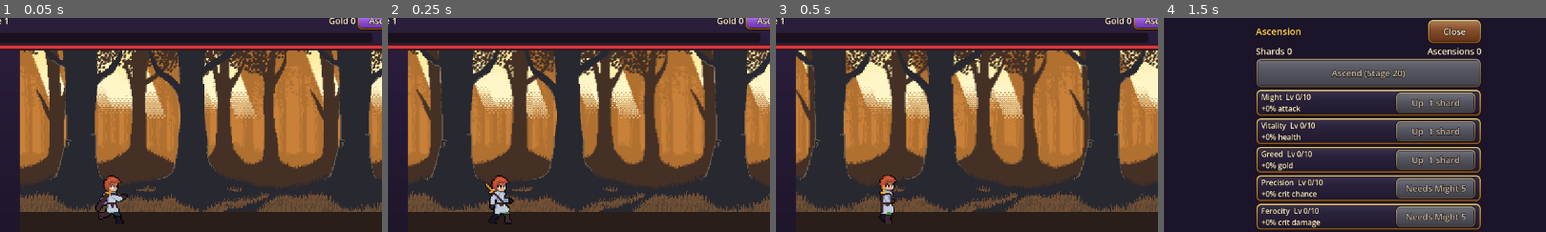
Above: before the commit, frames 1-4 (left to right).
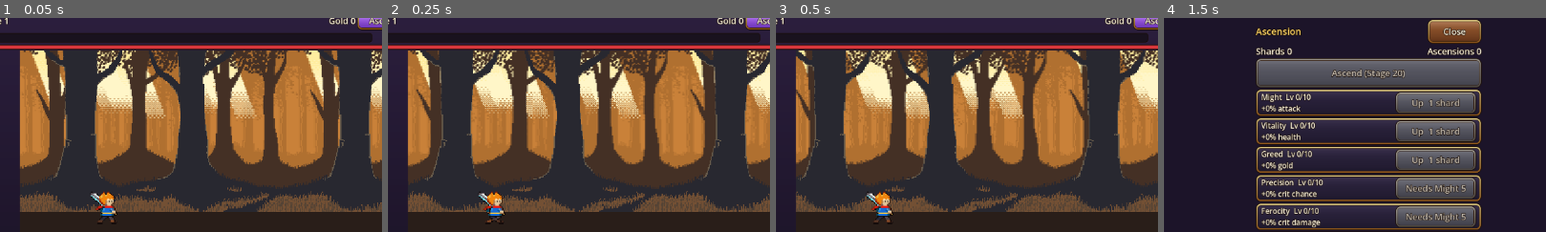
Above: after the commit, the same moments.

Repository: kevelscy/kevelscy-slayer-game
Game: Godot game, scene res://main/main.tscn
Same seed, same stepped clock (60 frames per second), same inputs: the game is played once before the commit and once after it.
Inputs:
- Up to frame 1 (0.05 s): no input
- Up to frame 2 (0.25 s): no input
- Up to frame 3 (0.5 s): no input
- Up to frame 4 (1.5 s): click "Thunder" at 0.5 s; click "Ascension" at 1.25 s
The pictures show only the part of the screen within x 23-73%, y 2-51%; the shares and areas given below are measured in that part.

The runs differ from the first frame. In frame 1, 1.0% of the frame differs, in the area x 23-34%, y 73-97%; in frame 2, 1.1%, in the area x 23-33%, y 73-97%; in frame 3, 0.9%; in frame 4, nothing differs.

Commit message:
feat(hero): play the original Pixelorama hero art

Diff:
--- a/client/data/content/hero/hero_animations.tres
+++ b/client/data/content/hero/hero_animations.tres
@@ -1,51 +1,53 @@
 [gd_resource type="Resource" script_class="AnimationSet" format=3]
 
-[ext_resource type="Script" path="res://data/definitions/animation_set.gd" id="1_sku31"]
-[ext_resource type="Script" path="res://components/animation/animation_sheet.gd" id="2_rj3db"]
-[ext_resource type="Texture2D" path="res://assets/sprites/hero/hero_idle.png" id="3_t5hir"]
-[ext_resource type="Texture2D" path="res://assets/sprites/hero/hero_run.png" id="4_dfa0d"]
-[ext_resource type="Texture2D" path="res://assets/sprites/hero/hero_attack.png" id="5_txv40"]
-[ext_resource type="Texture2D" path="res://assets/sprites/hero/hero_hurt_die.png" id="6_8ao0d"]
+[ext_resource type="Script" path="res://data/definitions/animation_set.gd" id="1_rj3db"]
+[ext_resource type="Script" path="res://components/animation/animation_sheet.gd" id="2_t5hir"]
+[ext_resource type="Texture2D" path="res://art/sprites/hero_idle.png" id="3_dfa0d"]
+[ext_resource type="Texture2D" path="res://art/sprites/hero_run.png" id="4_txv40"]
+[ext_resource type="Texture2D" path="res://art/sprites/hero_attack.png" id="5_8ao0d"]
+[ext_resource type="Texture2D" path="res://art/sprites/hero_hurt.png" id="6_52brt"]
+[ext_resource type="Texture2D" path="res://art/sprites/hero_die.png" id="7_4aoos"]
 
-[sub_resource type="Resource" id="Resource_52brt"]
-script = ExtResource("2_rj3db")
+[sub_resource type="Resource" id="Resource_n4ws1"]
+script = ExtResource("2_t5hir")
 animation_name = &"idle"
-texture = ExtResource("3_t5hir")
-frame_count = 2
-fps = 4.0
+texture = ExtResource("3_dfa0d")
+frame_size = Vector2i(48, 48)
+frame_count = 4
 
-[sub_resource type="Resource" id="Resource_4aoos"]
-script = ExtResource("2_rj3db")
+[sub_resource type="Resource" id="Resource_3wghn"]
+script = ExtResource("2_t5hir")
 animation_name = &"run"
-texture = ExtResource("4_dfa0d")
-frame_count = 8
+texture = ExtResource("4_txv40")
+frame_size = Vector2i(48, 48)
+frame_count = 6
 fps = 12.0
 
-[sub_resource type="Resource" id="Resource_n4ws1"]
-script = ExtResource("2_rj3db")
+[sub_resource type="Resource" id="Resource_s2no0"]
+script = ExtResource("2_t5hir")
 animation_name = &"attack"
-texture = ExtResource("5_txv40")
+texture = ExtResource("5_8ao0d")
+frame_size = Vector2i(96, 48)
 frame_count = 6
-fps = 14.0
-loop = false
-
-[sub_resource type="Resource" id="Resource_3wghn"]
-script = ExtResource("2_rj3db")
-animation_name = &"hurt"
-texture = ExtResource("6_8ao0d")
-frame_count = 3
 fps = 12.0
 loop = false
 
-[sub_resource type="Resource" id="Resource_s2no0"]
-script = ExtResource("2_rj3db")
+[sub_resource type="Resource" id="Resource_mripy"]
+script = ExtResource("2_t5hir")
+animation_name = &"hurt"
+texture = ExtResource("6_52brt")
+frame_size = Vector2i(48, 48)
+frame_count = 2
+loop = false
+
+[sub_resource type="Resource" id="Resource_4fwid"]
+script = ExtResource("2_t5hir")
 animation_name = &"die"
-texture = ExtResource("6_8ao0d")
-first_frame = 3
-frame_count = 9
-fps = 12.0
+texture = ExtResource("7_4aoos")
+frame_size = Vector2i(48, 48)
+frame_count = 4
 loop = false
 
 [resource]
-script = ExtResource("1_sku31")
-sheets = Array[ExtResource("2_rj3db")]([SubResource("Resource_52brt"), SubResource("Resource_4aoos"), SubResource("Resource_n4ws1"), SubResource("Resource_3wghn"), SubResource("Resource_s2no0")])
+script = ExtResource("1_rj3db")
+sheets = Array[ExtResource("2_t5hir")]([SubResource("Resource_n4ws1"), SubResource("Resource_3wghn"), SubResource("Resource_s2no0"), SubResource("Resource_mripy"), SubResource("Resource_4fwid")])
--- a/client/entities/hero/hero.tscn
+++ b/client/entities/hero/hero.tscn
@@ -14,7 +14,7 @@
 animation_set = ExtResource("2_anims")
 
 [node name="Sprite" type="AnimatedSprite2D" parent="."]
-offset = Vector2(0, -32)
+offset = Vector2(0, -22)
 
 [node name="Health" type="Node" parent="."]
 script = ExtResource("3_health")
--- /dev/null
+++ b/client/tests/unit/entities/test_hero_art.gd
@@ -0,0 +1,36 @@
+extends GutTest
+## The hero plays the original Pixelorama art from art/sprites/ (48 px tall frames,
+## 10-12 fps) and its feet rest on the node origin.
+
+const HERO_ANIMATIONS: AnimationSet = preload("res://data/content/hero/hero_animations.tres")
+const HERO_SCENE: PackedScene = preload("res://entities/hero/hero.tscn")
+const EXPECTED: Dictionary[StringName, Array] = {
+	&"idle": ["res://art/sprites/hero_idle.png", Vector2i(48, 48), 4, true],
+	&"run": ["res://art/sprites/hero_run.png", Vector2i(48, 48), 6, true],
+	&"attack": ["res://art/sprites/hero_attack.png", Vector2i(96, 48), 6, false],
+	&"hurt": ["res://art/sprites/hero_hurt.png", Vector2i(48, 48), 2, false],
+	&"die": ["res://art/sprites/hero_die.png", Vector2i(48, 48), 4, false],
+}
+
+
+func test_every_hero_animation_uses_the_original_art() -> void:
+	var seen: Array[StringName] = []
+	for sheet: AnimationSheet in HERO_ANIMATIONS.sheets:
+		var expected: Array = EXPECTED[sheet.animation_name]
+		seen.append(sheet.animation_name)
+		assert_eq(sheet.texture.resource_path, expected[0], "%s texture" % sheet.animation_name)
+		assert_eq(sheet.frame_size, expected[1], "%s frame size" % sheet.animation_name)
+		assert_eq(sheet.first_frame, 0, "%s first frame" % sheet.animation_name)
+		assert_eq(sheet.frame_count, expected[2], "%s frame count" % sheet.animation_name)
+		assert_eq(sheet.loop, expected[3], "%s loop" % sheet.animation_name)
+		assert_between(sheet.fps, 10.0, 12.0, "%s fps" % sheet.animation_name)
+		assert_eq(sheet.texture.get_size(), Vector2(expected[1].x * expected[2], expected[1].y))
+	assert_eq_deep(seen, EXPECTED.keys())
+
+
+func test_hero_feet_rest_on_the_origin() -> void:
+	var hero: Node2D = HERO_SCENE.instantiate()
+	var sprite: AnimatedSprite2D = hero.get_node("Sprite")
+	# Frames are 48 px tall and centered; the boot outline is the last opaque row (45).
+	assert_eq(sprite.offset, Vector2(0, -22))
+	hero.free()
--- a/client/tools/generate_mvp_content.gd
+++ b/client/tools/generate_mvp_content.gd
@@ -2,21 +2,21 @@
 ## One-shot generator for the MVP content resources (.tres). Run it after changing the
 ## tables below, then tune the generated files in the editor:
 ##   scripts/godot.sh --headless --path client -s res://tools/generate_mvp_content.gd
-## Frame data comes from assets/ASSETS.md.
+## Enemy frame data comes from assets/ASSETS.md; the hero is original art from art/sprites/
+## (art/STYLE.md): 48 px tall frames, the attack is 96 px wide so the swing fits.
 
-const HERO_DIR: String = "res://assets/sprites/hero/"
+const HERO_DIR: String = "res://art/sprites/"
 const ENEMY_DIR: String = "res://assets/sprites/enemies/"
 const CONTENT_DIR: String = "res://data/content/"
 
 
 func _init() -> void:
-	var hurt_die: String = HERO_DIR + "hero_hurt_die.png"
 	var hero_sheets: Array[AnimationSheet] = [
-		_sheet(&"idle", HERO_DIR + "hero_idle.png", Vector2i(64, 64), 0, 2, 4.0, true),
-		_sheet(&"run", HERO_DIR + "hero_run.png", Vector2i(64, 64), 0, 8, 12.0, true),
-		_sheet(&"attack", HERO_DIR + "hero_attack.png", Vector2i(64, 64), 0, 6, 14.0, false),
-		_sheet(&"hurt", hurt_die, Vector2i(64, 64), 0, 3, 12.0, false),
-		_sheet(&"die", hurt_die, Vector2i(64, 64), 3, 9, 12.0, false),
+		_sheet(&"idle", HERO_DIR + "hero_idle.png", Vector2i(48, 48), 0, 4, 10.0, true),
+		_sheet(&"run", HERO_DIR + "hero_run.png", Vector2i(48, 48), 0, 6, 12.0, true),
+		_sheet(&"attack", HERO_DIR + "hero_attack.png", Vector2i(96, 48), 0, 6, 12.0, false),
+		_sheet(&"hurt", HERO_DIR + "hero_hurt.png", Vector2i(48, 48), 0, 2, 10.0, false),
+		_sheet(&"die", HERO_DIR + "hero_die.png", Vector2i(48, 48), 0, 4, 10.0, false),
 	]
 	var hero_set: AnimationSet = AnimationSet.new()
 	hero_set.sheets = hero_sheets
Not shown, added: client/tests/unit/entities/test_hero_art.gd.uid
Not shown, changed: odd/tasks/hero-art.md
